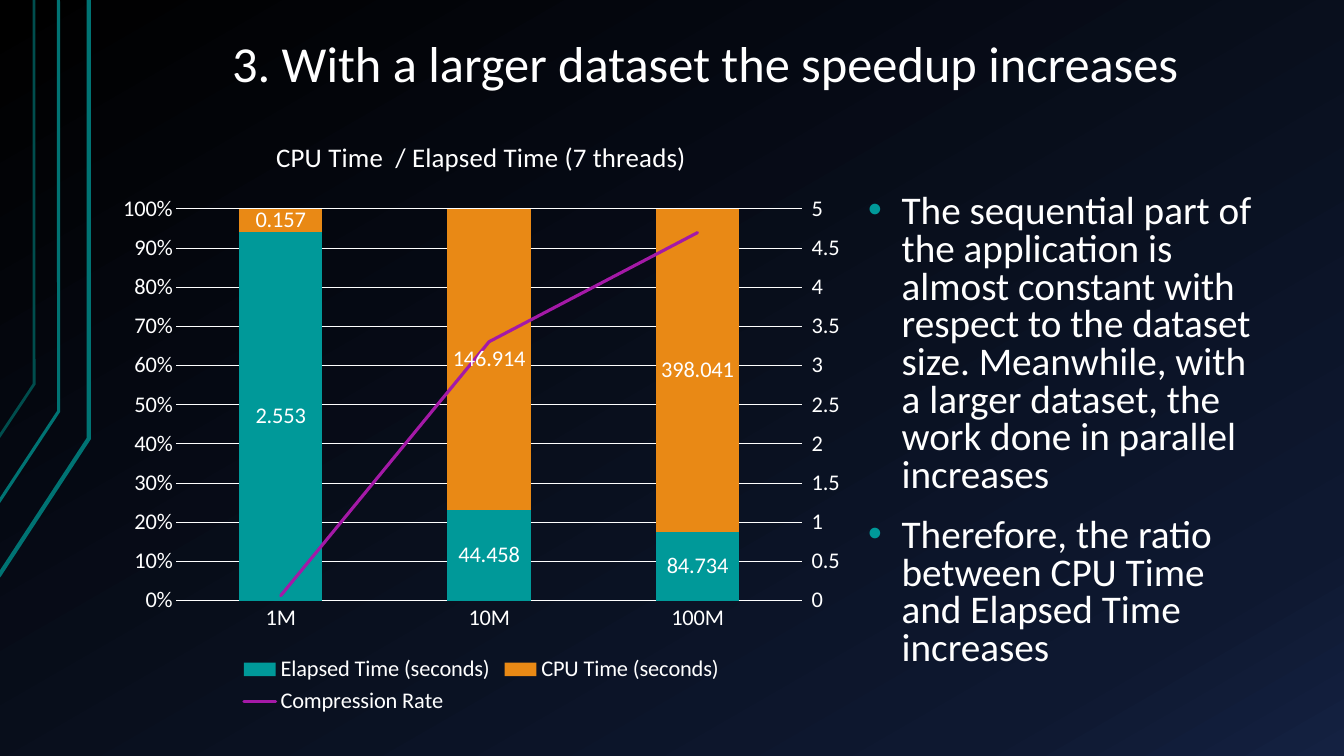
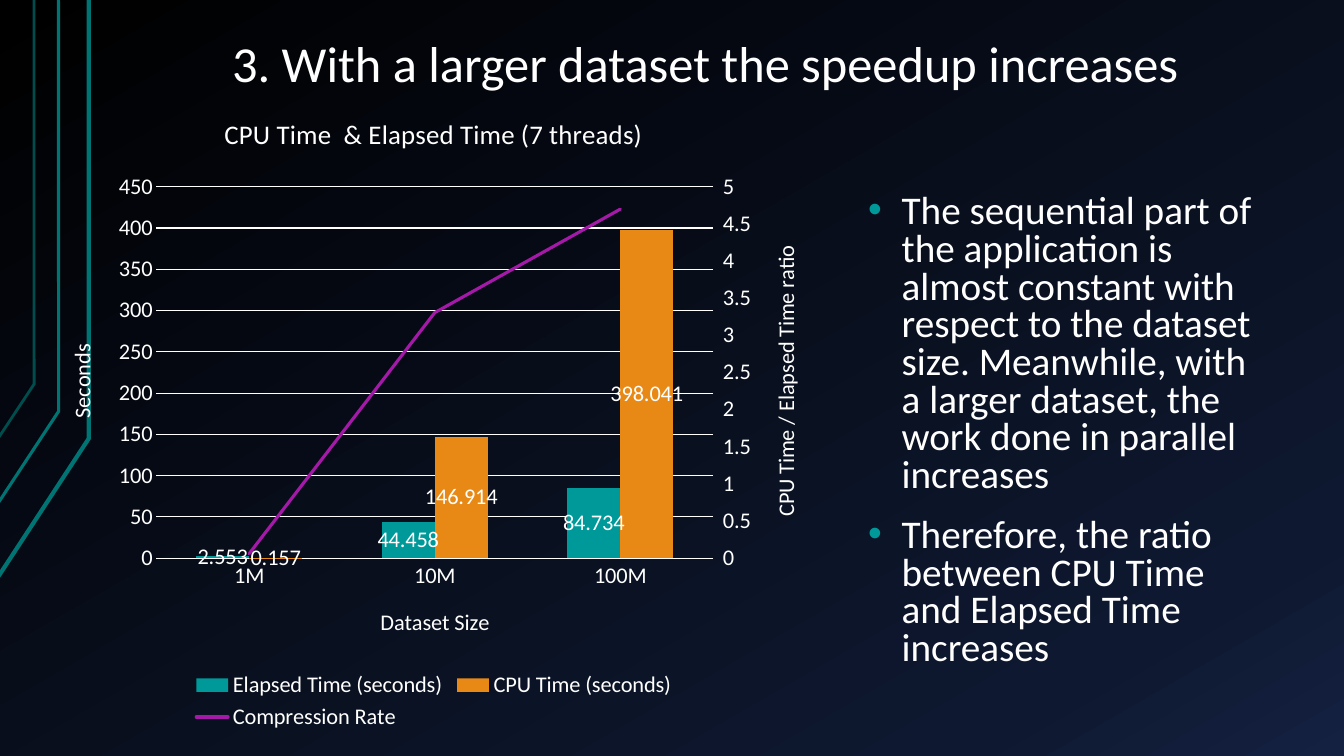
Before and after one commit to glmquint/K-Means-local, a slide deck: slide 12 of documentazione/presentazione.pptx (slide 11 before the commit). Drawn at 1344x756 pixels with LibreOffice and Linux fonts; fonts in the diff are those of the drawing. Boxes give left, top, right and bottom in pixels: in the first picture for what was removed or moved away, otherwise in the second. Text is boxed around its words. In the diff, an @@ line names an element or a change of style, - is before the commit and + after.

Commit message:
work on presentation

```diff
--- a/documentazione/presentazione.pptx
+++ b/documentazione/presentazione.pptx
@@ column stacked 100% chart at box(44, 93, 823, 736) @@
@@ column stacked 100% chart to column chart @@
@@ title "CPU Time  / Elapsed Time (7 threads) " to "CPU Time  & Elapsed Time (7 threads) " @@
@@ category axis title "" to "Dataset Size " @@
@@ value axis title "" to "Seconds " @@
@@ bar spacing changed @@
@@ column chart: place and size @@
-column chart at box(108, 116, 854, 719)
+column chart at box(44, 93, 823, 736)
```
Also in this commit, not shown: 2 other slides changed, 1 slide added, 1 other file.
